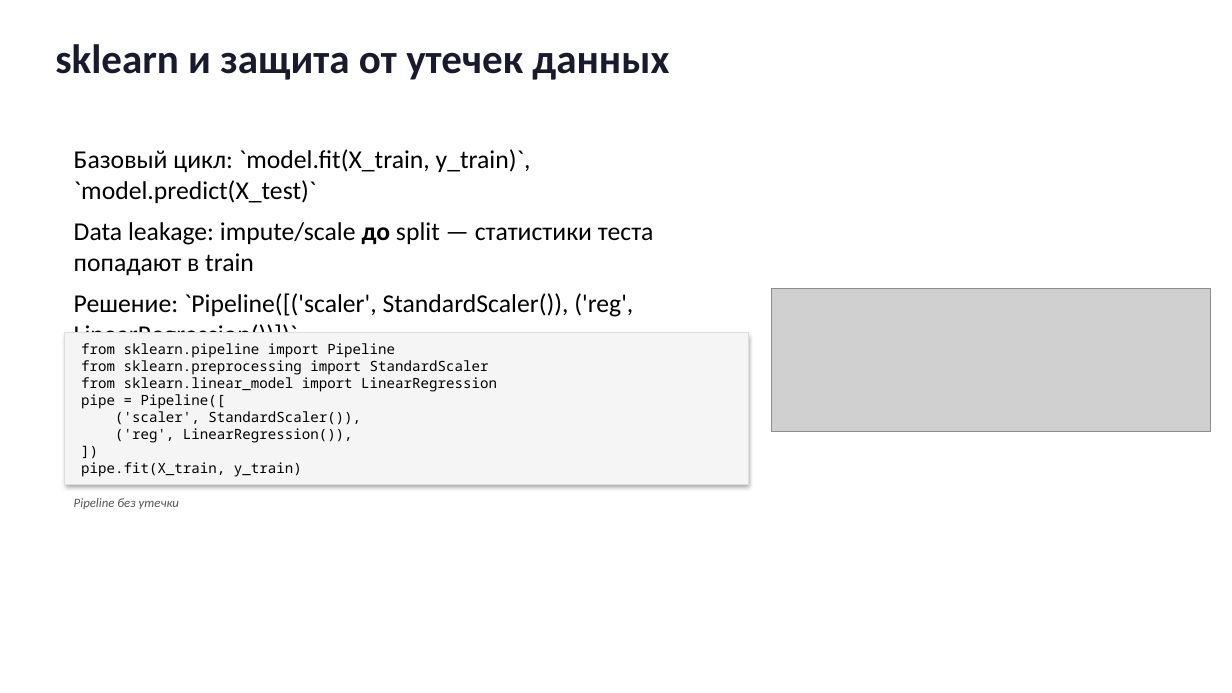
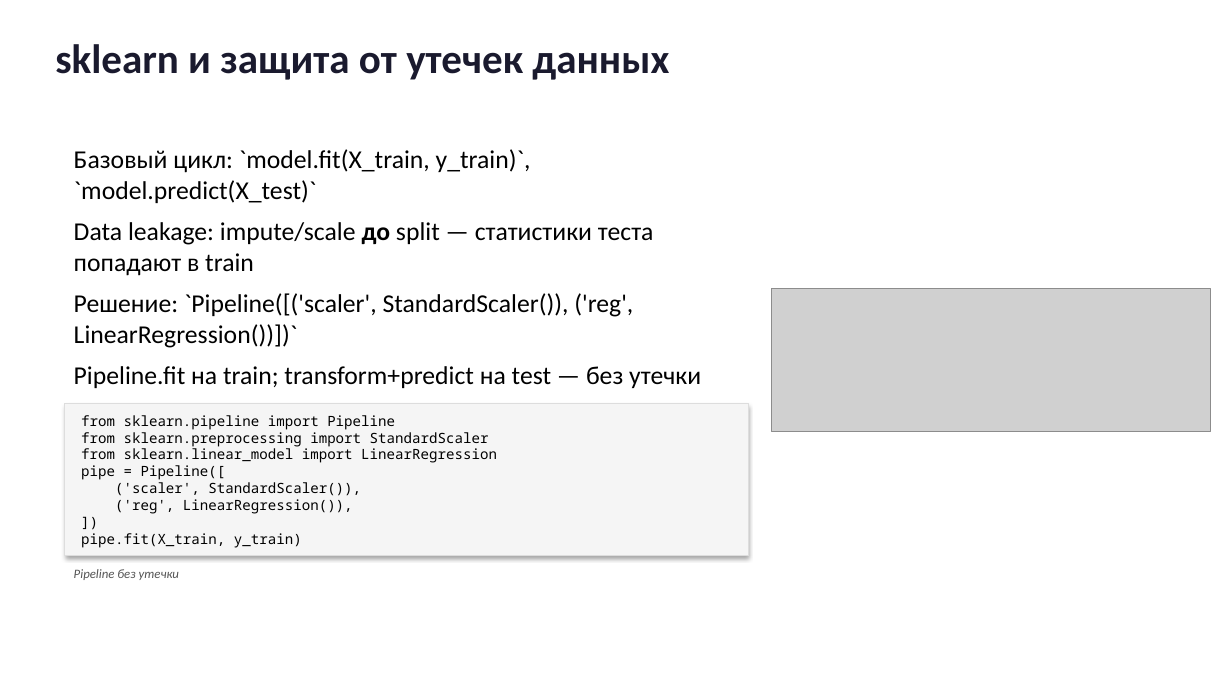
Before and after one commit to gurovic/ml-lessons, a slide deck: slide 15 of lessons/lineynaya_regressiya/presentation.pptx. Drawn at 1232x693 pixels with LibreOffice and Linux fonts; fonts in the diff are those of the drawing; grey boxes stand for pictures. Boxes give left, top, right and bottom in pixels: in the first picture for what was removed or moved away, otherwise in the second. Text is boxed around its words. In the diff, an @@ line names an element or a change of style, - is before the commit and + after.

```diff
--- a/lessons/lineynaya_regressiya/presentation.pptx
+++ b/lessons/lineynaya_regressiya/presentation.pptx
@@ text "Базовый цикл: `model.fit(X_train, y_train)`, `model.predict( ..." rewrapped from (x1=74, y1=149, x2=654, y2=390) to (x1=74, y1=149, x2=701, y2=388) @@
@@ 2 texts, 1 rectangle moved together from (x1=65, y1=333, x2=749, y2=509) to (x1=65, y1=404, x2=749, y2=580) @@
```
Also in this commit, not shown: 4 other slides changed, 19 other files.
